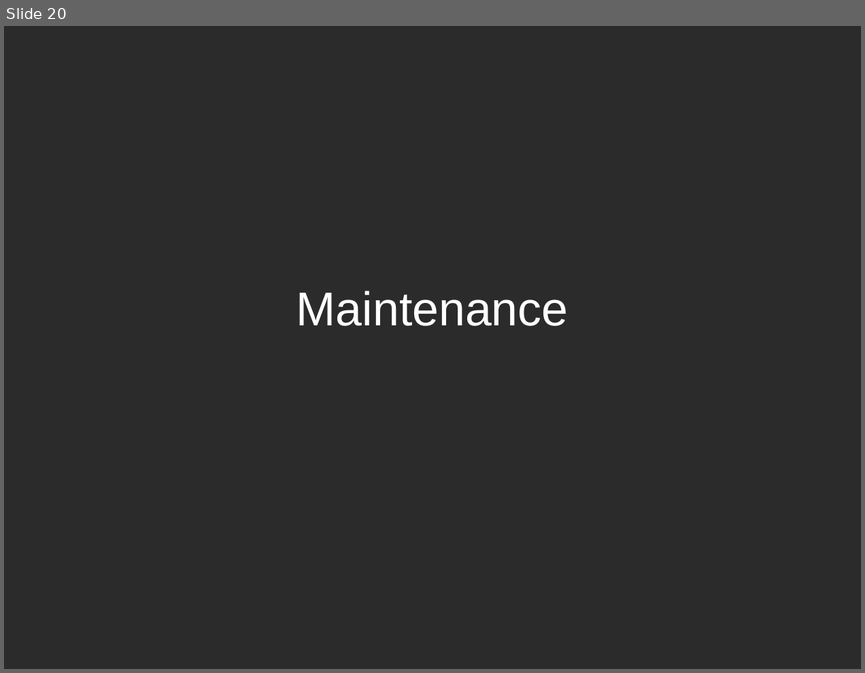
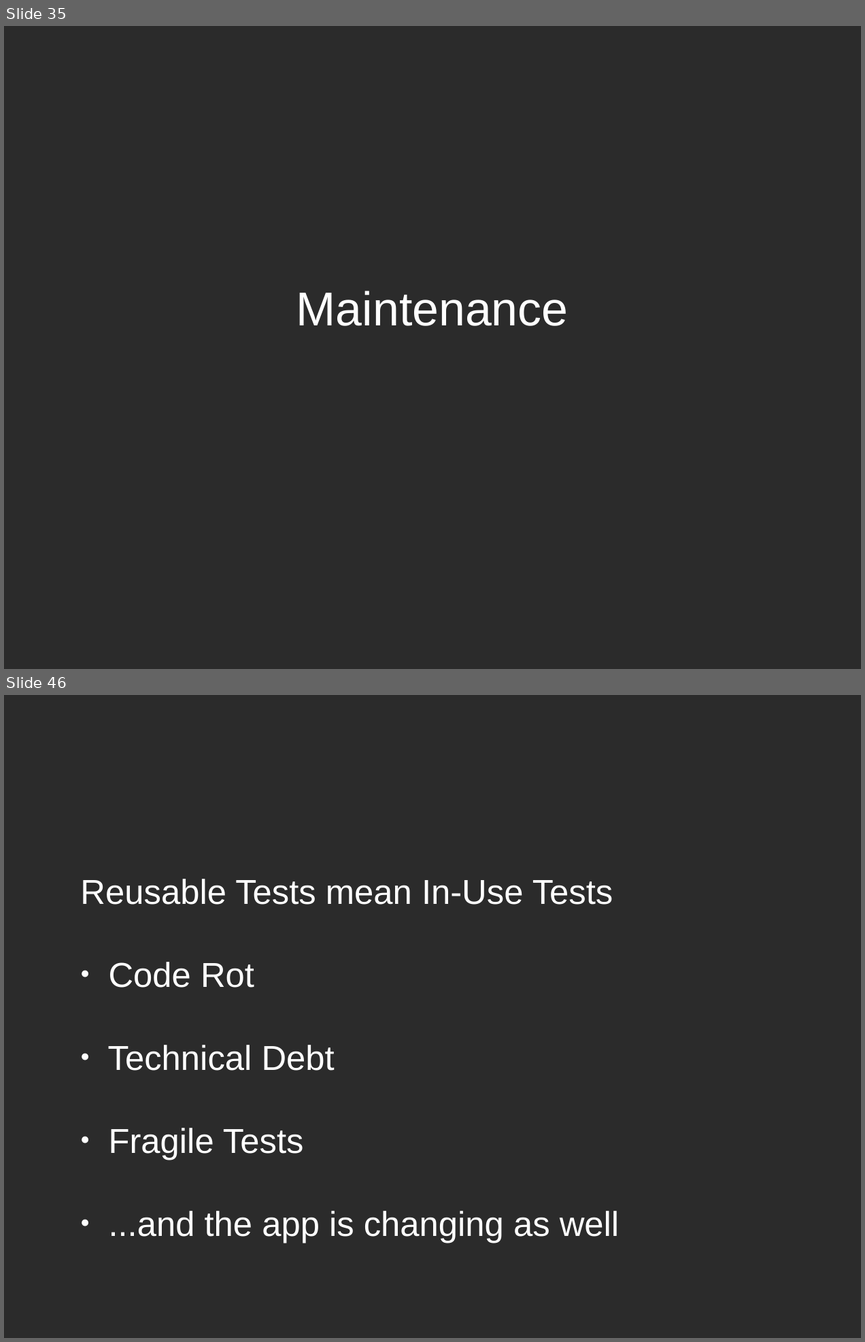
Before and after one commit to joshmgrant/blog-entries, a slide deck: smartbear/presentation.odp. Shown one above the other, each under a label of ours: slide 20 before the commit, slides 35 and 46 after it; the slides between them are not shown. The pictures are 865x673 and 865x1342 pixels, drawn with LibreOffice and Linux fonts; fonts in the diff are those of the drawing; background and template pictures are left out; a plain dark background stands for a picture behind light text. Boxes give left, top, right and bottom in pixels: in the first picture for what was removed or moved away, otherwise in the second. Text is boxed around its words. In the diff, an @@ line names an element or a change of style, - is before the commit and + after.

```diff
--- a/smartbear/presentation.odp
+++ b/smartbear/presentation.odp
@@ slide 46 added at [4, 695, 861, 1338], background picture (left out) @@
@@ subtitle added at [80, 879, 619, 1242], 32 pt, text #FFFFFF @@
+Reusable Tests mean In-Use Tests
+● Code Rot
+● Technical Debt
+● Fragile Tests
+● ...and the app is changing as well
@@ what was slide 20 is now slide 35 @@
```
Also in this commit, not shown: 26 other slides added.
